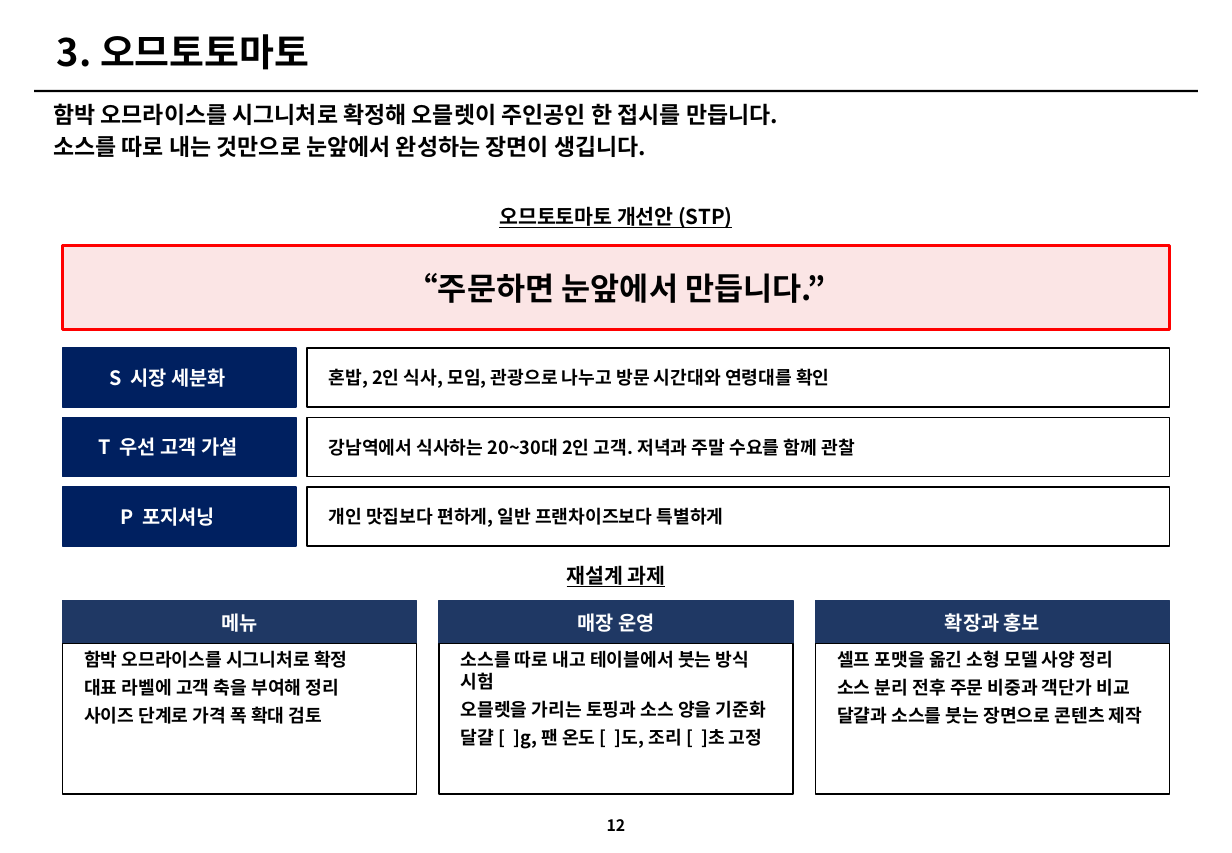
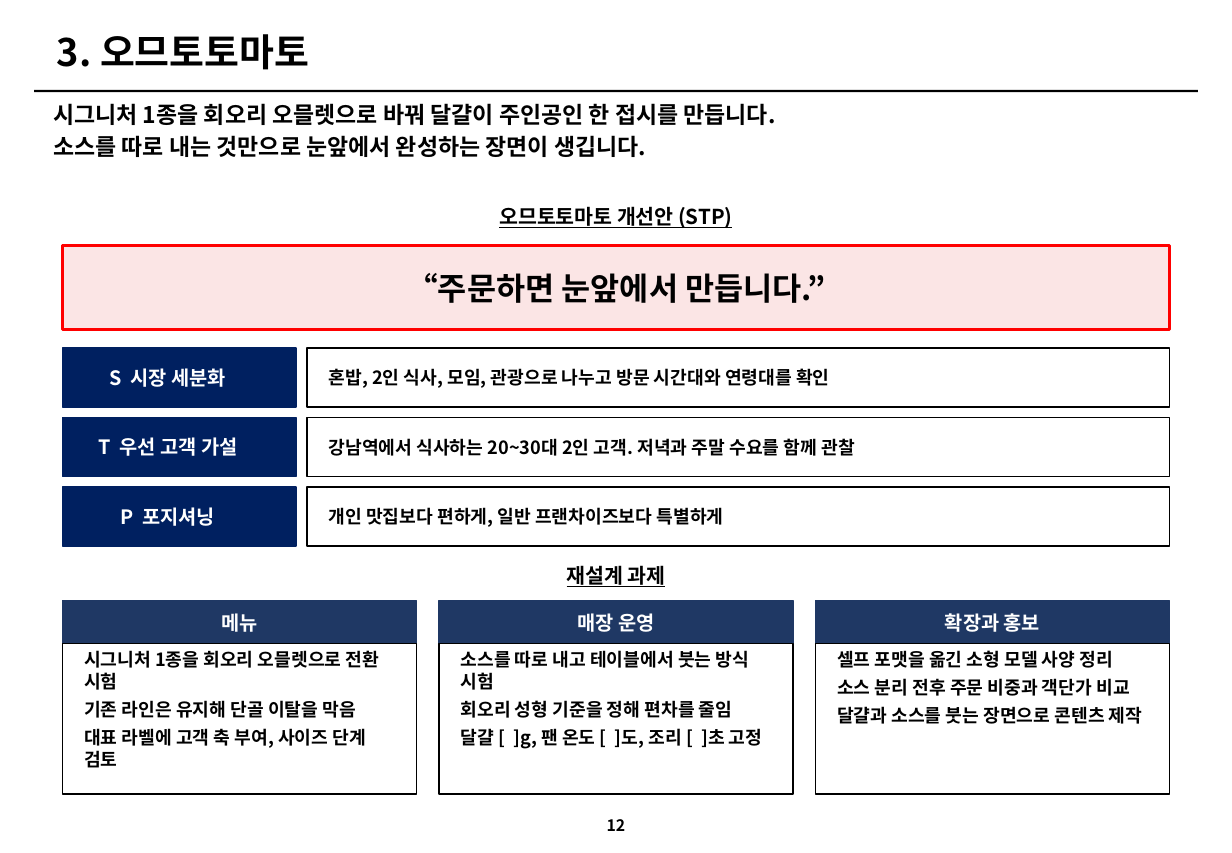
Before and after one commit to grandnim-wq/Claude, a slide deck: slide 12 of 아모제_3개브랜드_개선전략_v3.pptx. Drawn at 1232x853 pixels with LibreOffice and Linux fonts; fonts in the diff are those of the drawing. Boxes give left, top, right and bottom in pixels: in the first picture for what was removed or moved away, otherwise in the second. Text is boxed around its words. In the diff, an @@ line names an element or a change of style, - is before the commit and + after.

```diff
--- a/아모제_3개브랜드_개선전략_v3.pptx
+++ b/아모제_3개브랜드_개선전략_v3.pptx
@@ text at <box>53,103,776,125</box>: text changed @@
-함박 오므라이스를 시그니처로 확정해 오믈렛이 주인공인 한 접시를 만듭니다.
+시그니처 1종을 회오리 오믈렛으로 바꿔 달걀이 주인공인 한 접시를 만듭니다.
@@ text at <box>84,650,379,768</box>: text changed @@
-함박 오므라이스를 시그니처로 확정
-대표 라벨에 고객 축을 부여해 정리
-사이즈 단계로 가격 폭 확대 검토
+시그니처 1종을 회오리 오믈렛으로 전환 시험
+기존 라인은 유지해 단골 이탈을 막음
+대표 라벨에 고객 축 부여, 사이즈 단계 검토
@@ text at <box>461,700,732,718</box>: text changed @@
-오믈렛을 가리는 토핑과 소스 양을 기준화
+회오리 성형 기준을 정해 편차를 줄임
```
Also in this commit, not shown: 4 other slides changed, 1 other file.
